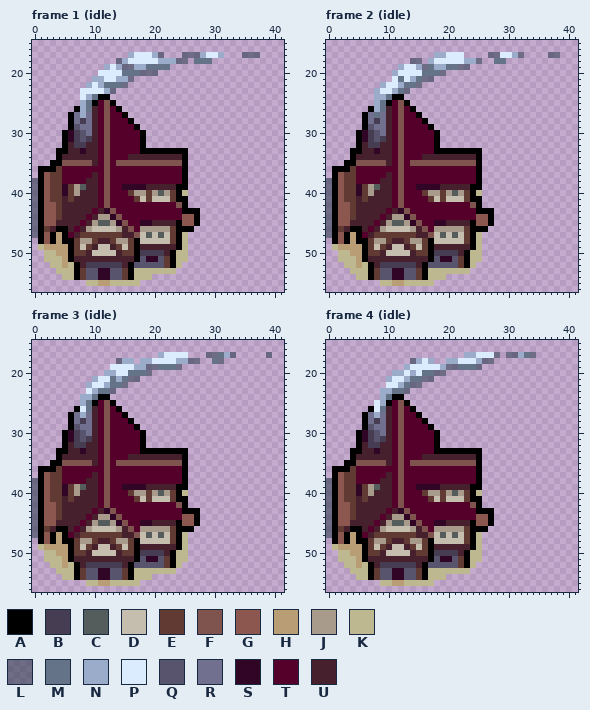
Pixel-art file -- assets_src/image/structures/tavern.ase. The first picture shows the starting point.
45x58 pixels, 6 frames. Shown: frame 1 (idle): x 0..41, y 15..56; frame 2 (idle): x 0..41, y 15..56; frame 3 (idle): x 0..41, y 15..56; frame 4 (idle): x 0..41, y 15..56. The commit also changed other frames, which this record leaves out.
Palette (. is transparent): A #000000  B #473d52  C #555c5c  D #c5beaf  E #623a34  F #7f534e  G #8c574f  H #b89d75  J #a89b8c  K #beb890  L #1a304080  M #647387  N #9aacc9  P #dbecff  Q #59546e  R #71718f  S #310526  T #54002a  U #47202e
New version:
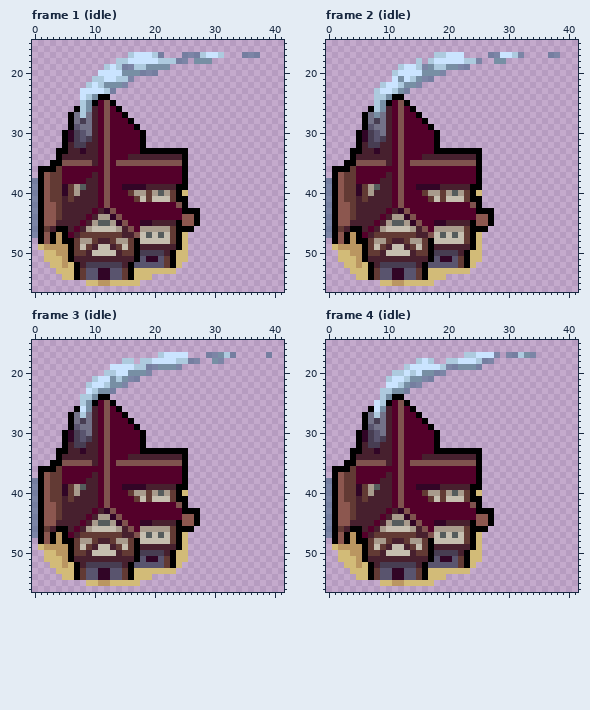
The edit:
colour H: #b89d75 -> #ba9661
colour K: #beb890 -> #d2bb78
colour L: #1a304080 -> #34608080
colour M: #647387 -> #778fa4
colour N: #9aacc9 -> #adcade
colour P: #dbecff -> #cae4ff
colour R: #71718f -> #737288
Frame 1 (idle), layer "Layer 3":
y 18: x 14 L -> N
Frame 2 (idle), layer "Layer 3":
y 18: x 14..15 LL -> .N
Frame 3 (idle), layer "Layer 3":
y 18: x 14 L -> .
Frame 4 (idle), layer "Layer 3": the same change as frame 3 (idle)
